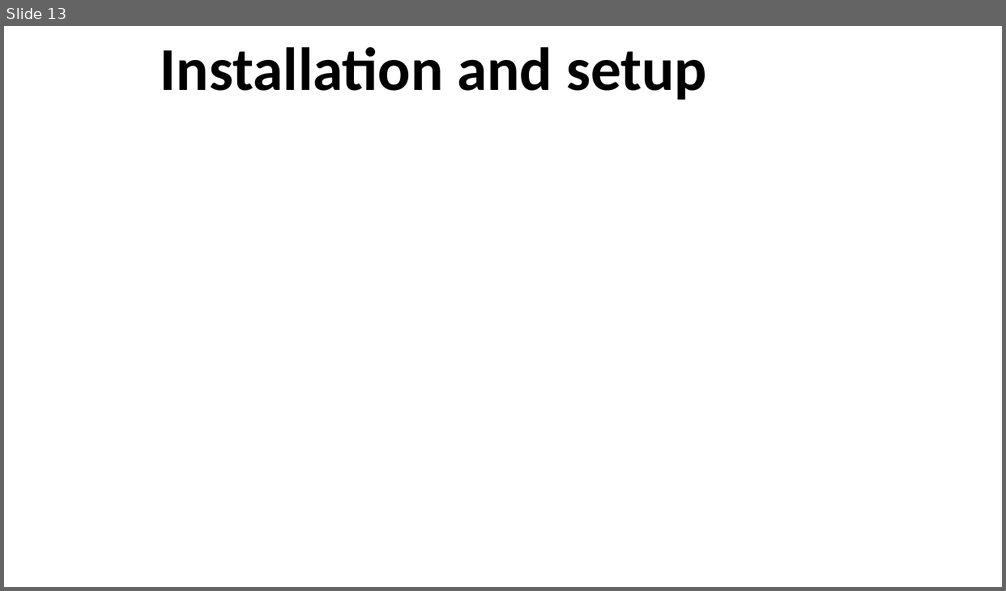
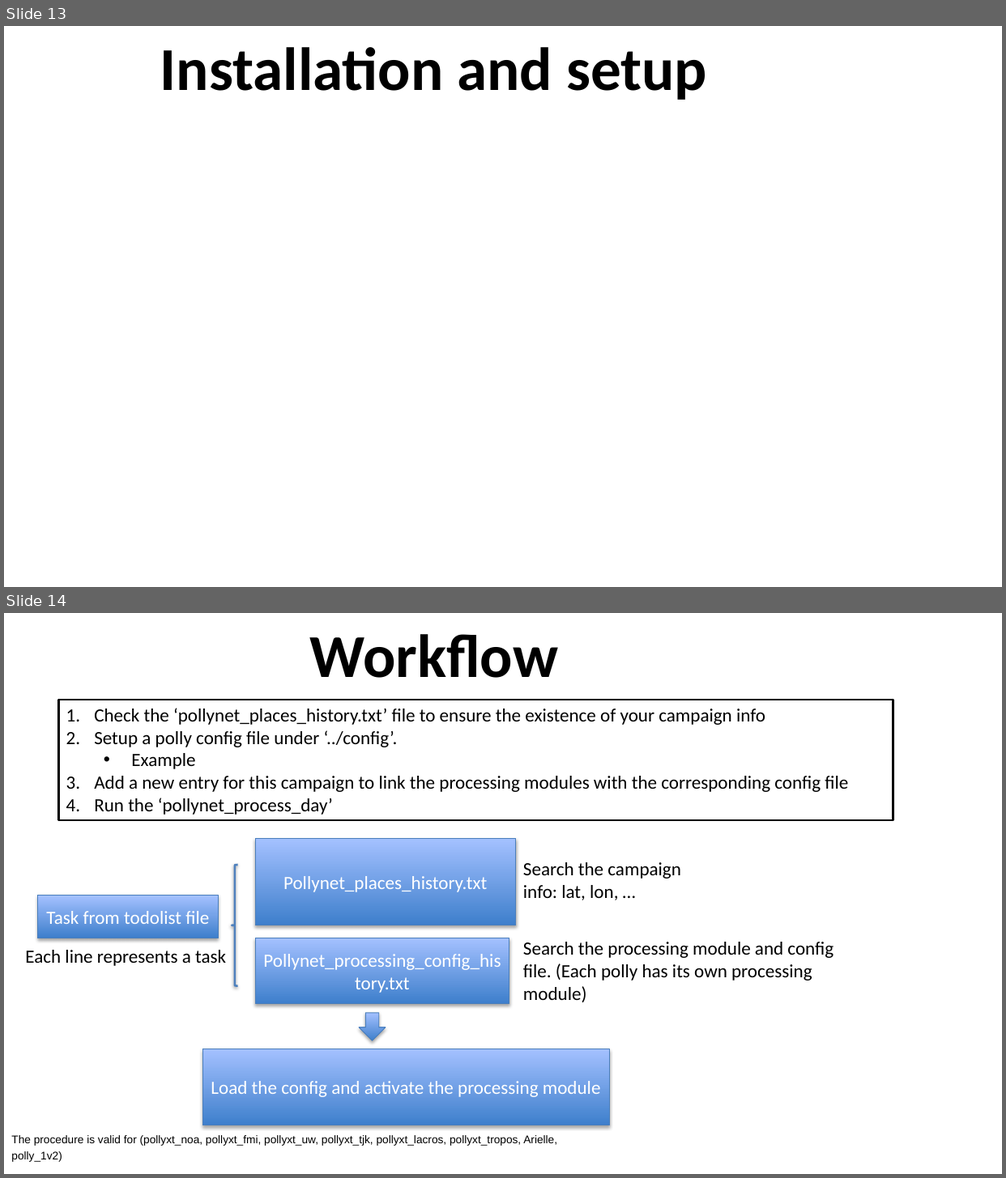
Before and after one commit to PollyNET/Pollynet_Processing_Chain, a slide deck: doc/Pollynet_Processing_Chain.pptx. Shown one above the other, each under a label of ours: slide 13 before the commit, slides 13 and 14 after it. The pictures are 1006x591 and 1006x1178 pixels, drawn with LibreOffice and Linux fonts; fonts in the diff are those of the drawing; background and template pictures are left out. Boxes give left, top, right and bottom in pixels: in the first picture for what was removed or moved away, otherwise in the second. Text is boxed around its words. In the diff, an @@ line names an element or a change of style, - is before the commit and + after.

```diff
--- a/doc/Pollynet_Processing_Chain.pptx
+++ b/doc/Pollynet_Processing_Chain.pptx
@@ slide 14 added at [4,613,1002,1174], background #FFFFFF @@
@@ title added at [310,634,558,678], 58.7 pt, text #000000, bold @@
+Workflow
@@ rectangle added at [58,700,893,821], fill #FFFFFF, outline #000000 2 pt, 18 pt, text #000000 @@
+1. Check the ‘pollynet_places_history.txt’ file to ensure the existence of your campaign info
+2. Setup a polly config file under ‘../config’.
+  • Example
+3. Add a new entry for this campaign to link the processing modules with the corresponding config file
+4. Run the ‘pollynet_process_day’
@@ rectangle added at [255,838,515,925], fill gradient #3F80CE to #A4C4FF, outline #4B7EBC 0.75 pt, 18 pt, text #FFFFFF @@
+Pollynet_places_history.txt
@@ left brace added at [232,865,237,986], outline #4F81BD 2 pt @@
@@ text added at [523,862,681,901], 18 pt, text #000000 @@
+Search the campaign info: lat, lon, …
@@ rectangle added at [38,895,218,938], fill gradient #3F80CE to #A4C4FF, outline #4B7EBC 0.75 pt, 18 pt, text #FFFFFF @@
+Task from todolist file
@@ text added at [25,950,226,966], 18 pt, text #000000 @@
+Each line represents a task
@@ rectangle added at [255,938,509,1003], fill gradient #3F80CE to #A4C4FF, outline #4B7EBC 0.75 pt, 18 pt, text #FFFFFF @@
+Pollynet_processing_config_history.txt
@@ text added at [523,942,833,1003], 18 pt, text #000000 @@
+Search the processing module and config file. (Each polly has its own processing module)
@@ down arrow added at [359,1013,385,1041], fill gradient #3F80CE to #A4C4FF, outline #4B7EBC 0.75 pt @@
@@ rectangle added at [203,1050,610,1126], fill gradient #3F80CE to #A4C4FF, outline #4B7EBC 0.75 pt, 18 pt, text #FFFFFF @@
+Load the config and activate the processing module
@@ text added at [11,1135,557,1162], 10.7 pt, text #000000 @@
+The procedure is valid for (pollyxt_noa, pollyxt_fmi, pollyxt_uw, pollyxt_tjk, pollyxt_lacros, pollyxt_tropos, Arielle, polly_1v2)
```
Also in this commit, not shown: 6 other files.
